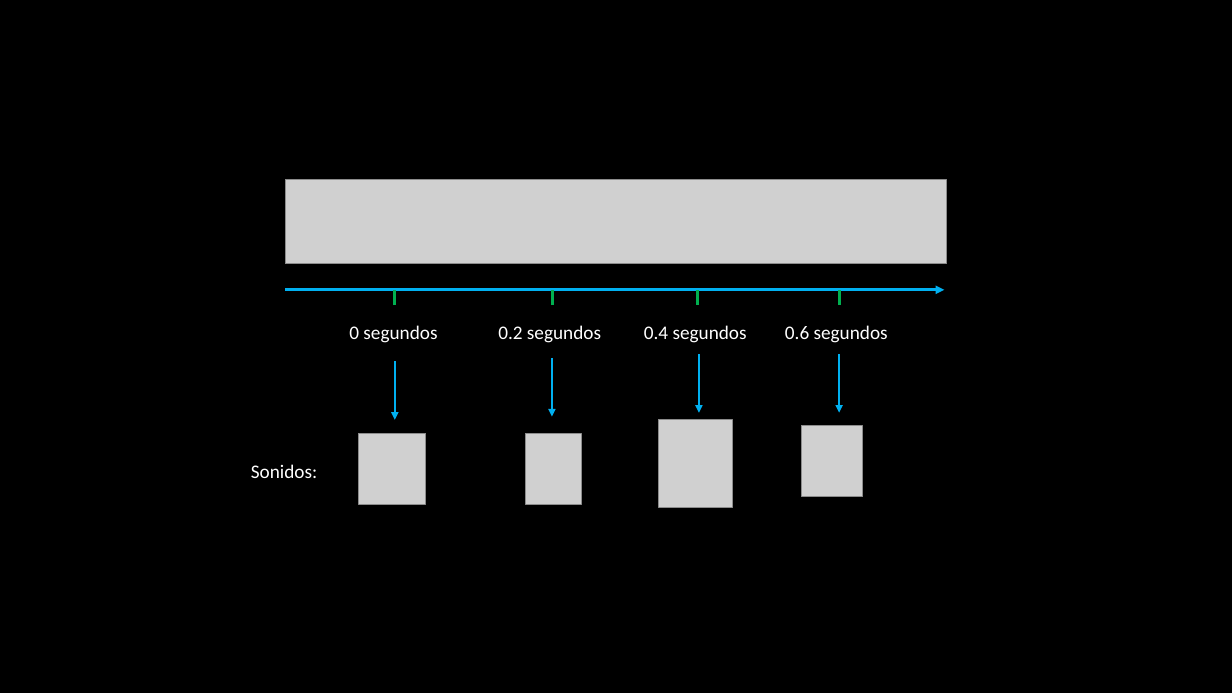
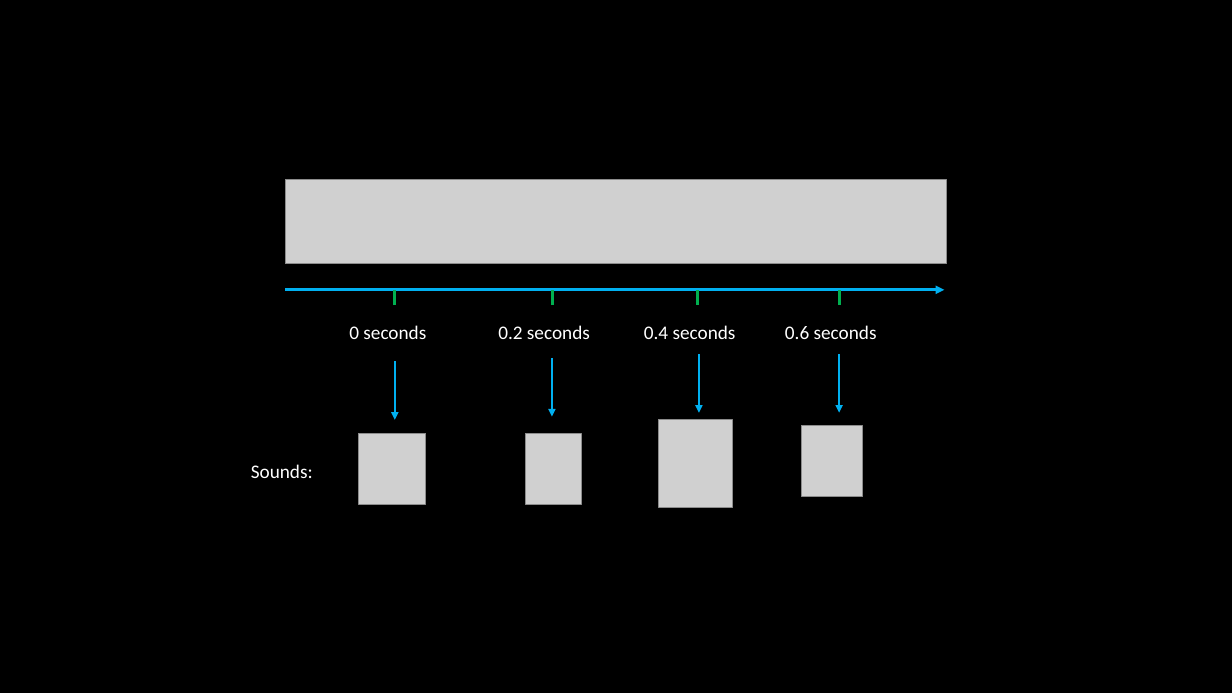
Before and after one commit to diegomacario/Animation-Experiments, a slide deck: slide 9 of documentation/Slides/Animation_3.pptx (slide 10 before the commit). Drawn at 1232x693 pixels with LibreOffice and Linux fonts; fonts in the diff are those of the drawing; grey boxes stand for pictures. Boxes give left, top, right and bottom in pixels: in the first picture for what was removed or moved away, otherwise in the second. Text is boxed around its words. In the diff, an @@ line names an element or a change of style, - is before the commit and + after.

```diff
--- a/documentation/Slides/Animation_3.pptx
+++ b/documentation/Slides/Animation_3.pptx
@@ text at box(349, 325, 426, 339): text changed @@
-0 segundos
+0 seconds
@@ text at box(498, 325, 590, 339): text changed @@
-0.2 segundos
+0.2 seconds
@@ text at box(644, 325, 736, 339): text changed @@
-0.4 segundos
+0.4 seconds
@@ text at box(785, 325, 877, 339): text changed @@
-0.6 segundos
+0.6 seconds
@@ text at box(251, 464, 313, 478): text changed @@
-Sonidos:
+Sounds:
```
Also in this commit, not shown: 1 other slide changed, 8 slides added, 21 slides removed.
